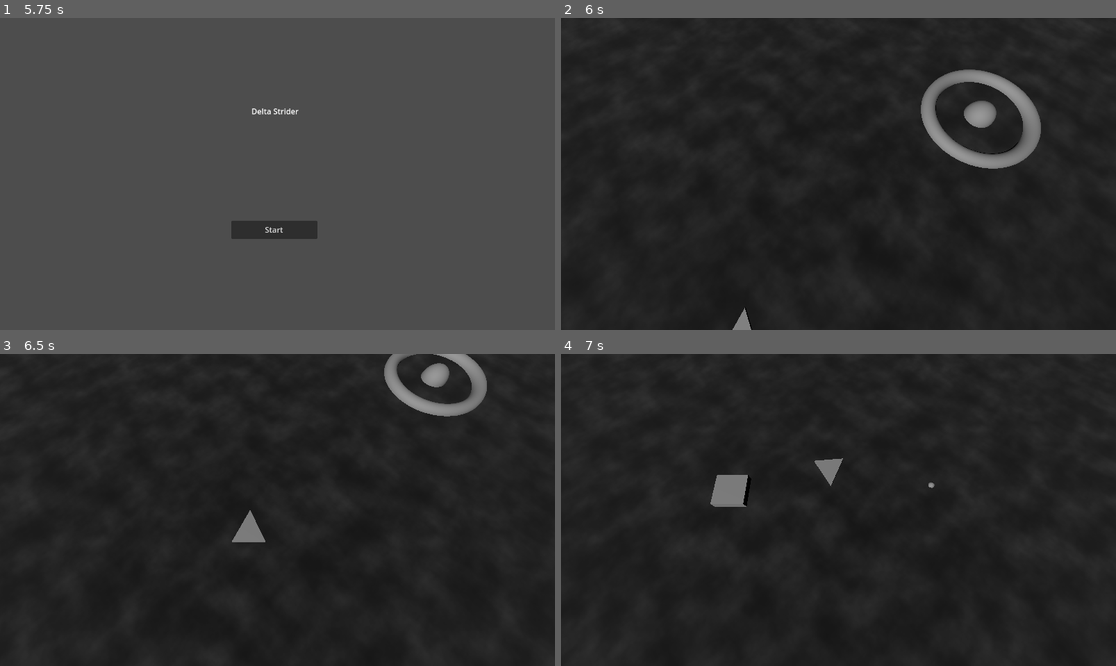
Above: before the commit, frames 1-4 (two rows, left to right).
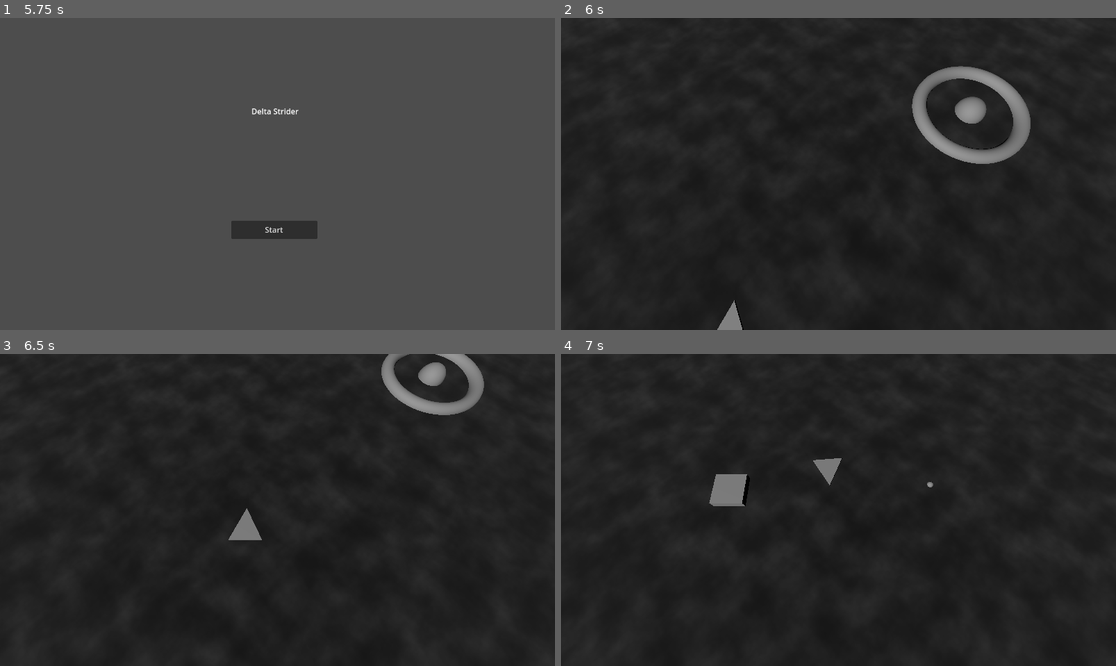
Above: after the commit, the same moments.

Repository: korinVR/TopDownShooterExample
Game: Godot game, scene res://main.tscn
Same seed, same stepped clock (60 frames per second), same inputs: the game is played once before the commit and once after it.
Inputs:
- Up to frame 1 (5.75 s): click "Start" at 0.5 s; hold Right (ui_right) 1.28-2.03 s; tap Space (Fire) every 0.75 s from 1.35 to 5.1 s; hold Down (ui_down) 2.03-2.78 s; hold Right (ui_right) 2.78-3.53 s; hold Up (ui_up) 3.53-4.28 s; hold Left (ui_left) from 4.28 s (still down)
- Up to frame 2 (6 s): release Left (ui_left) at 5.75 s; click "Start" at 5.75 s
- Up to frame 3 (6.5 s): no input
- Up to frame 4 (7 s): hold Down (ui_down) from 6.53 s (still down); tap Space (Fire) at 6.6 s

Frame 1 is identical in both runs. In frame 2, 2.9% of the frame differs, in the area x 28-87%, y 15-100%; in frame 3, 0.7%; in frame 4, 0.1%.

Commit message:
Respawn player

Diff:
--- a/main.gd
+++ b/main.gd
@@ -20,19 +20,20 @@
 		level.owner = self
 		level.set_unique_name_in_owner(true)
 
-		var player := Player.instantiate()
-		var spwan_transform := (level.get_node("PlayerSpawnPoint") as Node3D).global_transform
-		player.global_transform = spwan_transform
-		level.add_child(player)
+		while true:
+			if %Level/%Player == null:
+				var player := Player.instantiate()
+				var spwan_transform := (level.get_node("PlayerSpawnPoint") as Node3D).global_transform
+				player.global_transform = spwan_transform
+				level.add_child(player)
 
-		while true:
-			await get_tree().create_timer(0).timeout
 			if get_tree().get_nodes_in_group("enemy").size() == 0:
 				break
 
+			await get_tree().process_frame
+
 #		await reset_pressed
 		level.free()
-#		await get_tree().create_timer(0).timeout
 
 func _input(event: InputEvent) -> void:
 	if event.is_action_pressed("Reset"):
--- a/player/Player.gd
+++ b/player/Player.gd
@@ -35,3 +35,8 @@
 
 func get_camera_target() -> Node3D:
 	return $CameraTarget
+
+func _on_body_entered(body: Node) -> void:
+	var collision := body as CollisionObject3D
+	if collision.get_collision_layer_value(9):
+		queue_free()
--- a/player/player.tscn
+++ b/player/player.tscn
@@ -2,15 +2,17 @@
 
 [ext_resource type="Script" path="res://player/Player.gd" id="1_aaysd"]
 
-[sub_resource type="PrismMesh" id="PrismMesh_t0kuc"]
+[sub_resource type="PrismMesh" id="PrismMesh_nf4a4"]
 
-[sub_resource type="SphereShape3D" id="SphereShape3D_0jr7e"]
+[sub_resource type="SphereShape3D" id="SphereShape3D_kxqmy"]
 radius = 5.0
 
 [node name="Player" type="RigidBody3D" groups=["player"]]
-collision_mask = 32768
+collision_mask = 33024
 axis_lock_linear_y = true
 mass = 10000.0
+max_contacts_reported = 1
+contact_monitor = true
 lock_rotation = true
 script = ExtResource("1_aaysd")
 
@@ -18,13 +20,15 @@
 
 [node name="MeshInstance3D" type="MeshInstance3D" parent="Model"]
 transform = Transform3D(10, -6.97574e-15, -1.5246e-23, -1.5246e-22, -4.37114e-07, 1, -6.97574e-15, -10, -4.37114e-08, 2.08165e-12, 2.08165e-12, -2)
-mesh = SubResource("PrismMesh_t0kuc")
+mesh = SubResource("PrismMesh_nf4a4")
 skeleton = NodePath("../..")
 
 [node name="MyShotSpawnPosition" type="Marker3D" parent="Model"]
 transform = Transform3D(1, 0, 0, 0, 1, 0, 0, 0, 1, 2.08165e-12, 2.08165e-12, -6)
 
 [node name="CollisionShape3D" type="CollisionShape3D" parent="."]
-shape = SubResource("SphereShape3D_0jr7e")
+shape = SubResource("SphereShape3D_kxqmy")
 
 [node name="CameraTarget" type="Node3D" parent="." groups=["player_camera_target"]]
+
+[connection signal="body_entered" from="." to="." method="_on_body_entered"]
